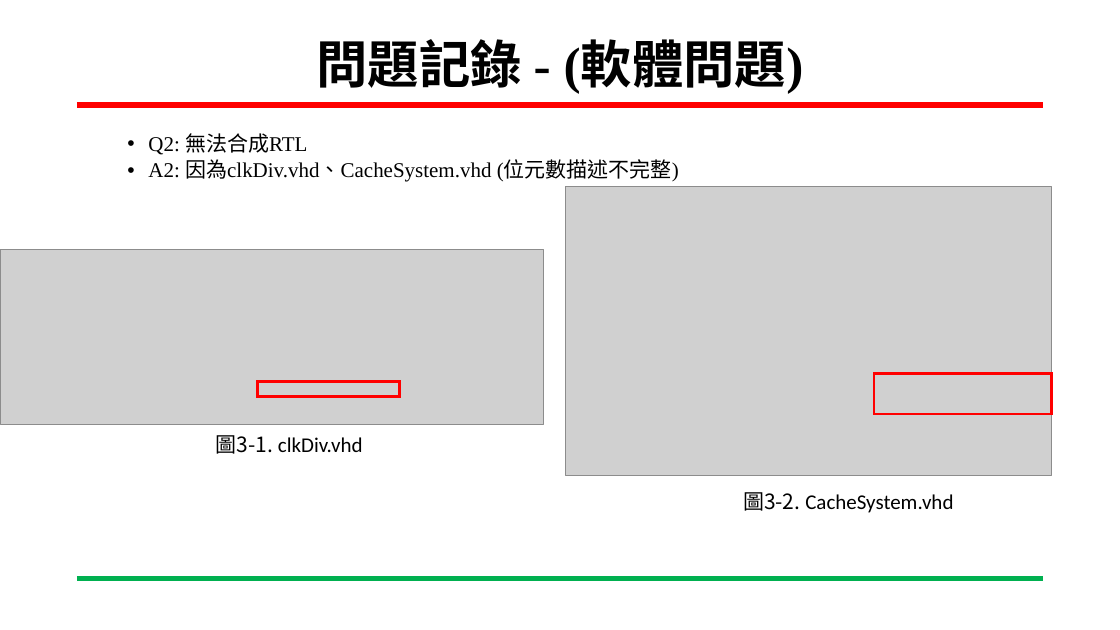
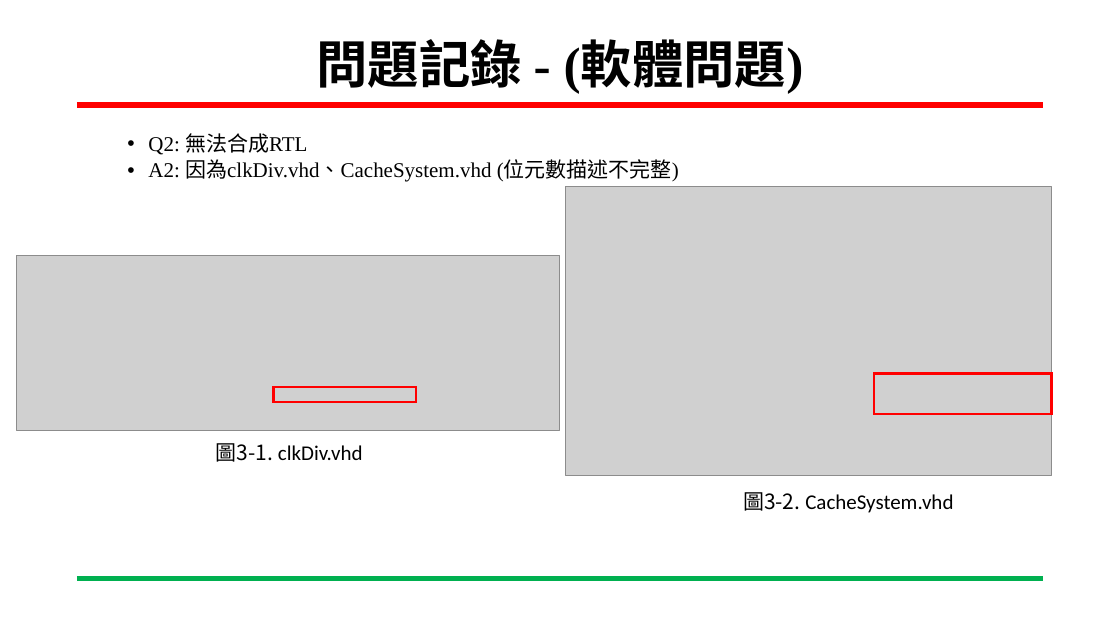
Before and after one commit to ing0331/FPGA, a slide deck: slide 23 of HW7_sobel/N06-Tutorial/專案進度報告-Sobel_VGA-吳東穎-20230531.pptx. Drawn at 1120x630 pixels with LibreOffice and Linux fonts; fonts in the diff are those of the drawing; grey boxes stand for pictures; background and template pictures are left out. Boxes give left, top, right and bottom in pixels: in the first picture for what was removed or moved away, otherwise in the second. Text is boxed around its words. In the diff, an @@ line names an element or a change of style, - is before the commit and + after.

```diff
--- a/HW7_sobel/N06-Tutorial/專案進度報告-Sobel_VGA-吳東穎-20230531.pptx
+++ b/HW7_sobel/N06-Tutorial/專案進度報告-Sobel_VGA-吳東穎-20230531.pptx
@@ picture moved from (x1=0, y1=250, x2=544, y2=424) to (x1=16, y1=255, x2=560, y2=430) @@
@@ rectangle moved from (x1=257, y1=381, x2=400, y2=397) to (x1=274, y1=387, x2=417, y2=402) @@
@@ text "圖3-1. clkDiv.vhd" moved from (x1=216, y1=435, x2=363, y2=454) to (x1=216, y1=443, x2=363, y2=462) @@
```
Also in this commit, not shown: 7 other slides changed, 1 other file.
